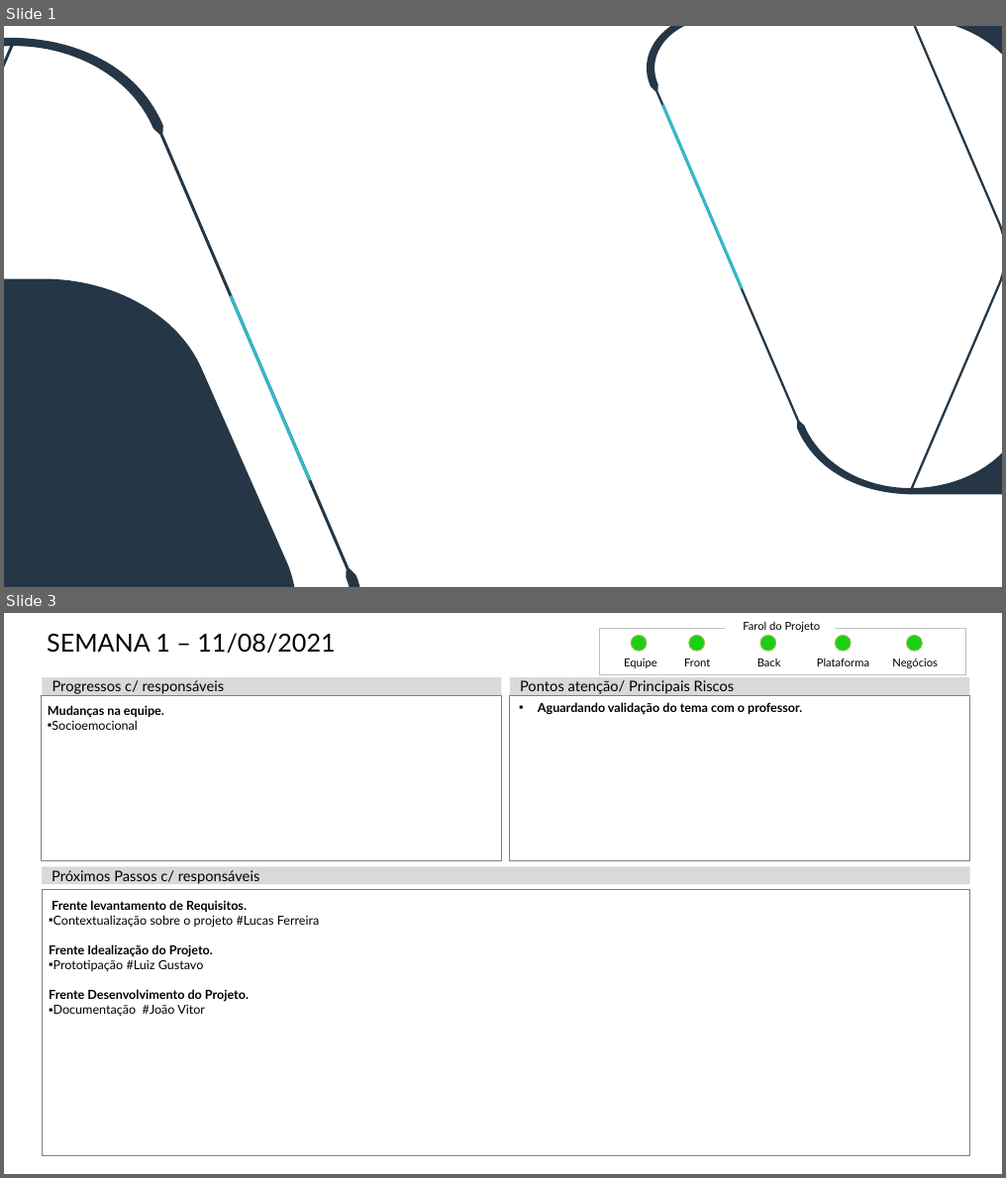
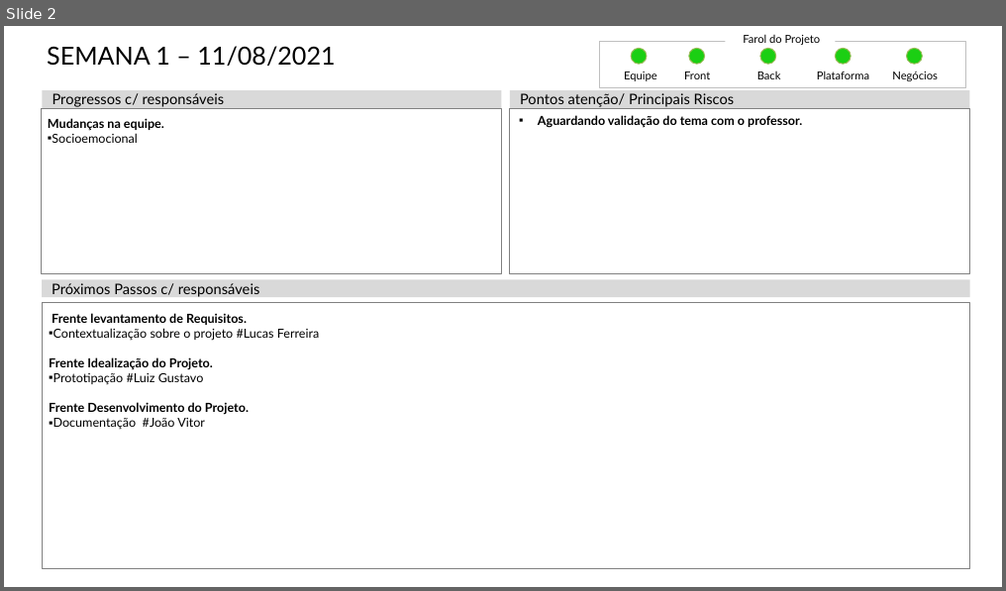
Before and after one commit to vini-novais/Grupo07-2WORK, a slide deck: Documentos/Status Report/StatusReport-semana1.pptx. Shown one above the other, each under a label of ours: slides 1 and 3 before the commit, slide 2 after it; the slides between them are not shown. The pictures are 1006x1178 and 1006x591 pixels, drawn with LibreOffice and Linux fonts; fonts in the diff are those of the drawing; background and template pictures are left out. Boxes give left, top, right and bottom in pixels: in the first picture for what was removed or moved away, otherwise in the second. Text is boxed around its words. In the diff, an @@ line names an element or a change of style, - is before the commit and + after.

```diff
--- a/Documentos/Status Report/StatusReport-semana1.pptx
+++ b/Documentos/Status Report/StatusReport-semana1.pptx
@@ slide 1 removed at [4,26,1002,587], background #FFFFFF @@
@@ freeform shape removed at [4,38,359,587] @@
@@ freeform shape removed at [647,26,1002,494] @@
@@ freeform shape removed at [661,105,744,289] @@
@@ freeform shape removed at [4,279,294,587] @@
@@ freeform shape removed at [230,295,312,480] @@
@@ what was slide 3 is now slide 2 @@
```
Also in this commit, not shown: 1 slide added, 1 other slide removed, 29 other files.
